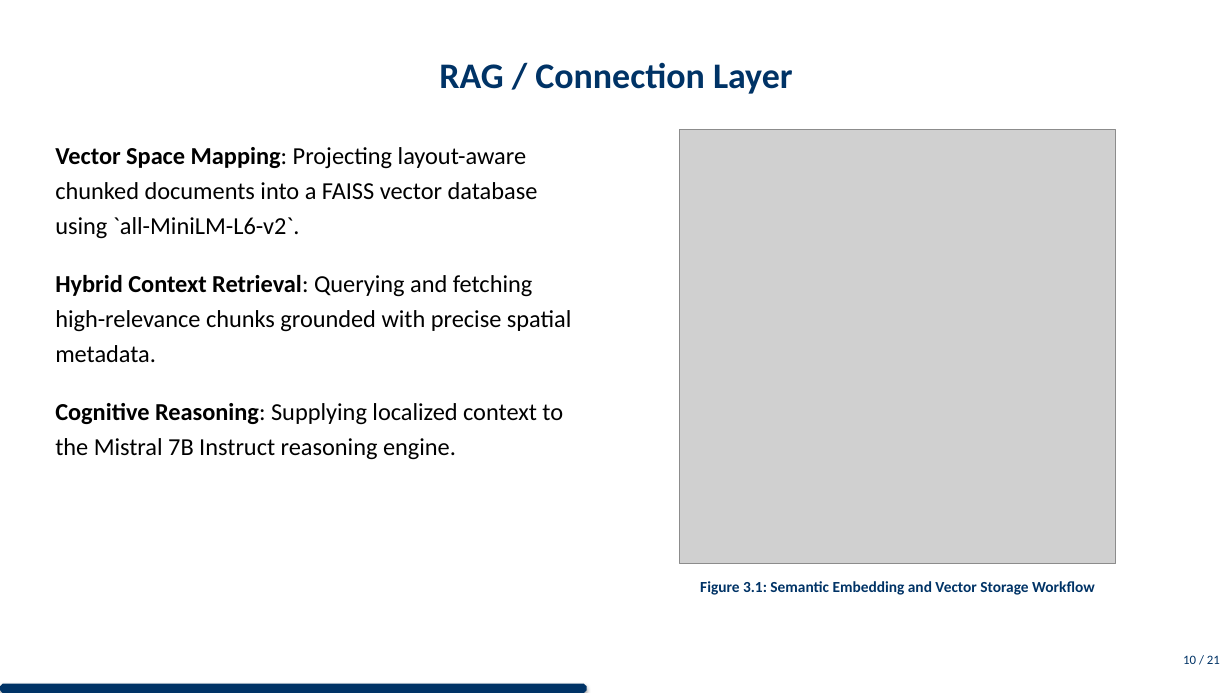
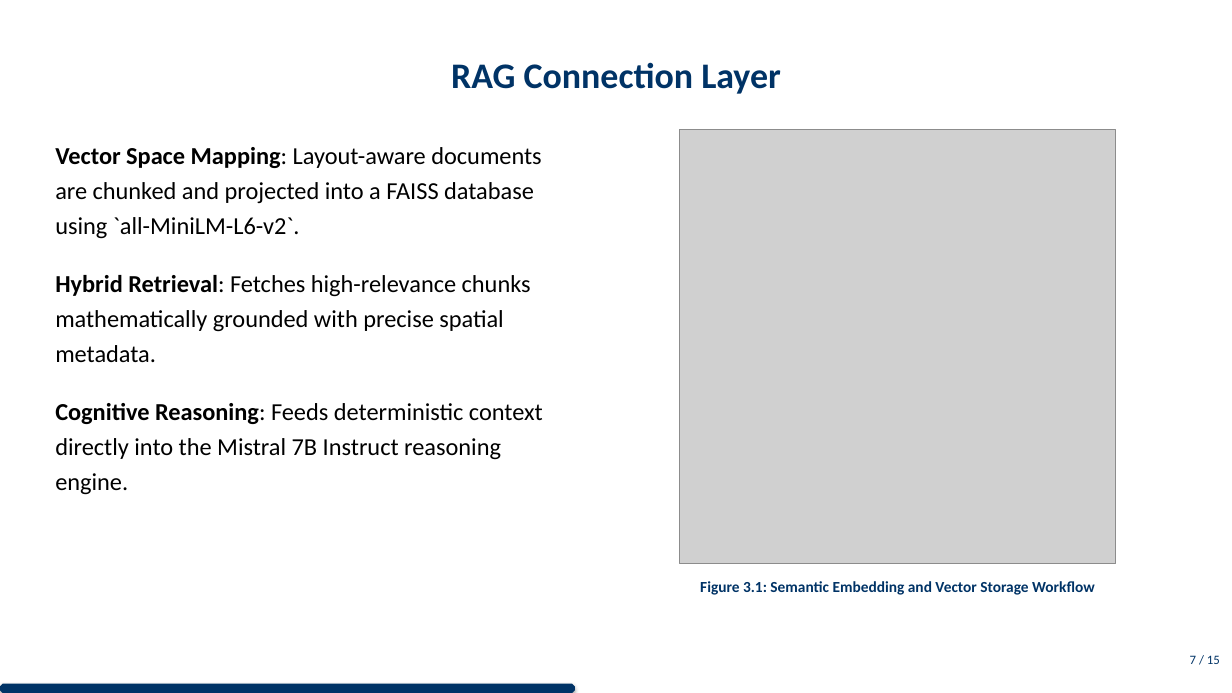
Before and after one commit to DESMOND135/DOCVQA-RAG-PERCEPTION-BENCHMARK, a slide deck: slide 8 of MAIN/presentation/presentation.pptx (slide 11 before the commit). Drawn at 1232x693 pixels with LibreOffice and Linux fonts; fonts in the diff are those of the drawing; grey boxes stand for pictures. Boxes give left, top, right and bottom in pixels: in the first picture for what was removed or moved away, otherwise in the second. Text is boxed around its words. In the diff, an @@ line names an element or a change of style, - is before the commit and + after.

Commit message:
Final Submission: Clean project version 01, PDFs, and codebase

```diff
--- a/MAIN/presentation/presentation.pptx
+++ b/MAIN/presentation/presentation.pptx
@@ title at (451, 62, 781, 94): text changed @@
-RAG / Connection Layer
+RAG Connection Layer
@@ text at (55, 147, 543, 495): text changed @@
-Vector Space Mapping: Projecting layout-aware chunked documents into a FAISS vector database using `all-MiniLM-L6-v2`.
-Hybrid Context Retrieval: Querying and fetching high-relevance chunks grounded with precise spatial metadata.
-Cognitive Reasoning: Supplying localized context to the Mistral 7B Instruct reasoning engine.
+Vector Space Mapping: Layout-aware documents are chunked and projected into a FAISS database using `all-MiniLM-L6-v2`.
+Hybrid Retrieval: Fetches high-relevance chunks mathematically grounded with precise spatial metadata.
+Cognitive Reasoning: Feeds deterministic context directly into the Mistral 7B Instruct reasoning engine.
@@ text at (1190, 655, 1220, 664): text changed @@
-10 / 21
+7 / 15
@@ octagon: place and size @@
-octagon at (0, 684, 587, 693)
+octagon at (0, 684, 575, 693)
```
Also in this commit, not shown: 12 other slides changed, 1 slide added, 7 slides removed, 23 other files.
